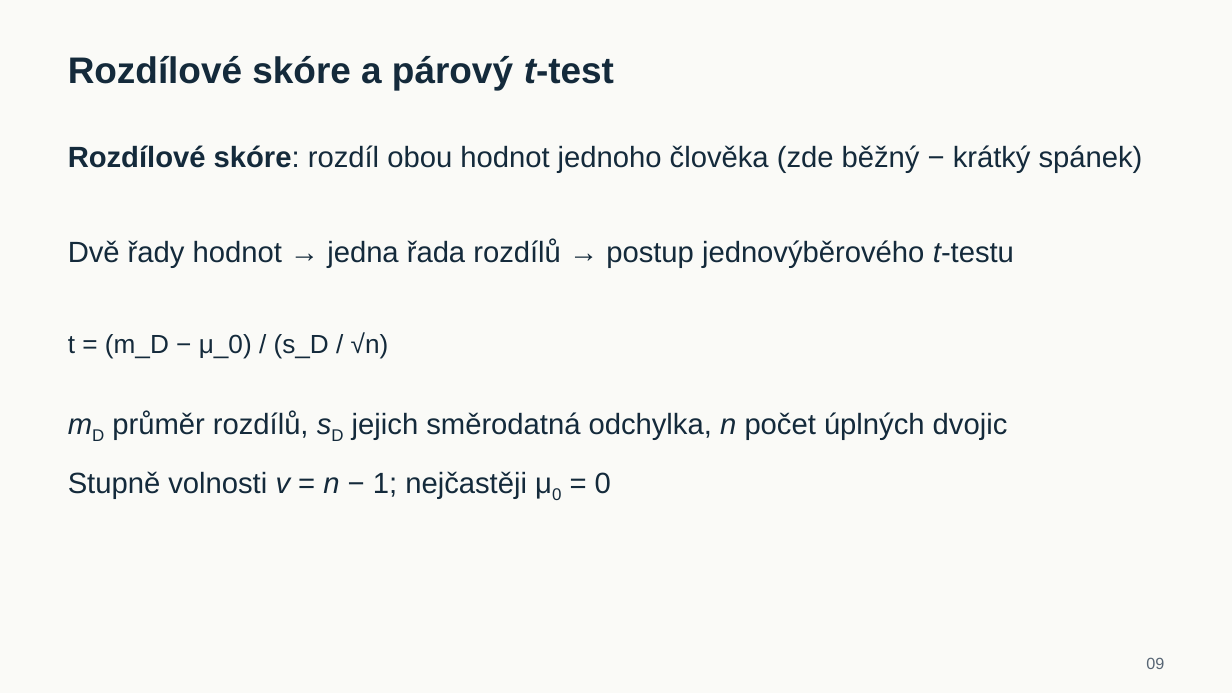
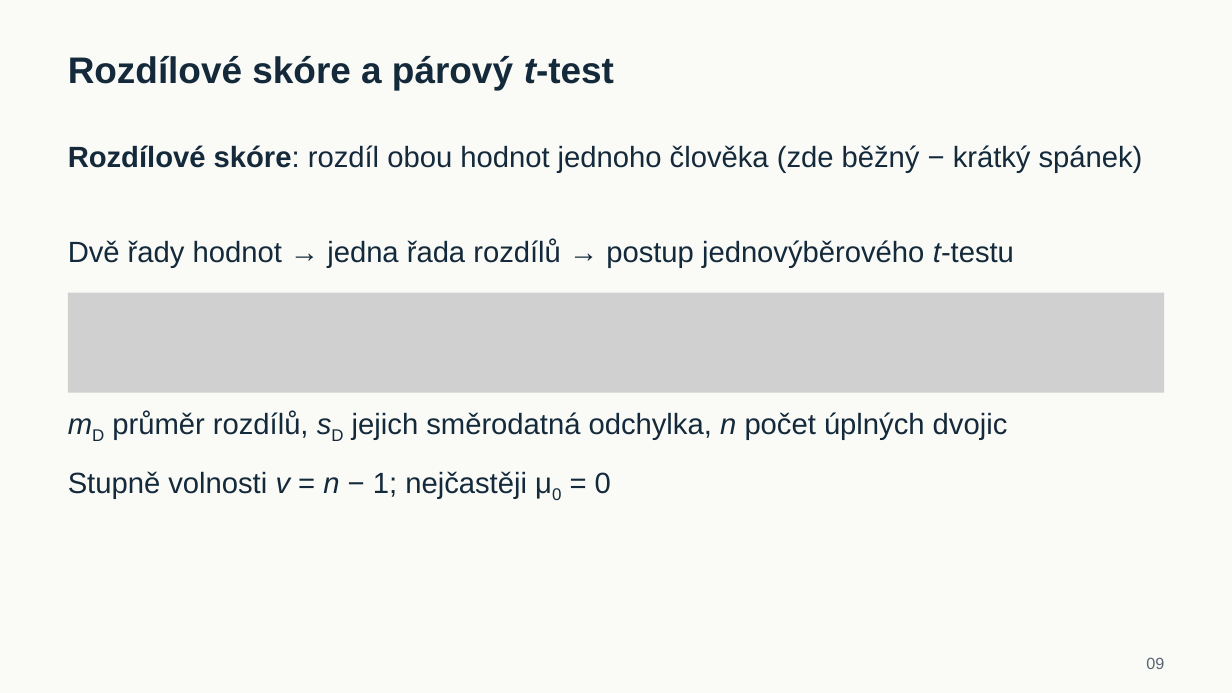
Before and after one commit to reckak/statistics-for-psychology, a slide deck: slide 9 of presentations/kapitola_08/kapitola_08_porovnani_dvou_prumeru.pptx. Drawn at 1232x693 pixels with LibreOffice and Linux fonts; fonts in the diff are those of the drawing; grey boxes stand for pictures. Boxes give left, top, right and bottom in pixels: in the first picture for what was removed or moved away, otherwise in the second. Text is boxed around its words. In the diff, an @@ line names an element or a change of style, - is before the commit and + after.

```diff
--- a/presentations/kapitola_08/kapitola_08_porovnani_dvou_prumeru.pptx
+++ b/presentations/kapitola_08/kapitola_08_porovnani_dvou_prumeru.pptx
@@ picture added at (68, 293, 1164, 392) @@
@@ text removed at (68, 332, 389, 358) @@
-t = (m_D − μ_0) / (s_D / √n)
```
Also in this commit, not shown: 12 other slides changed, 9 other files.
